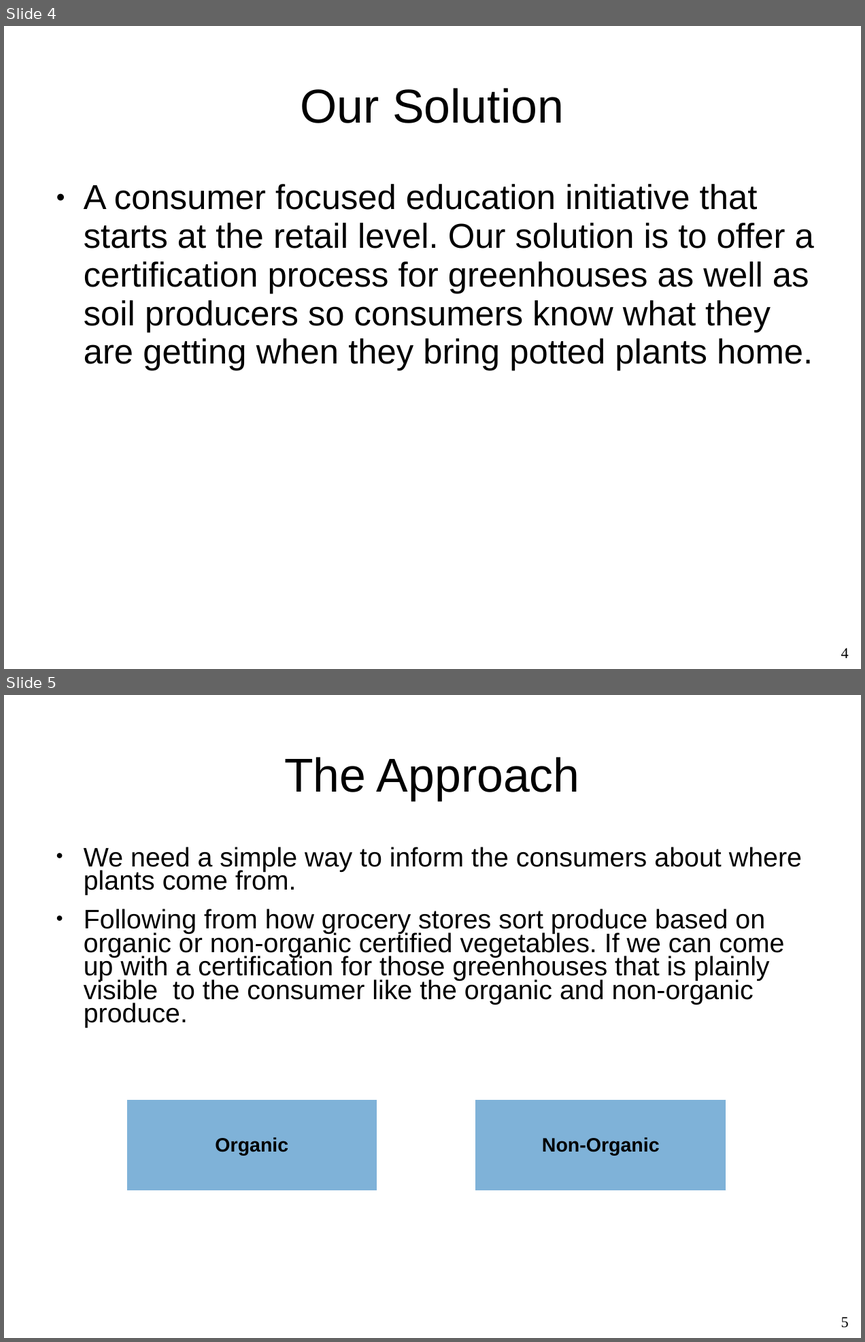
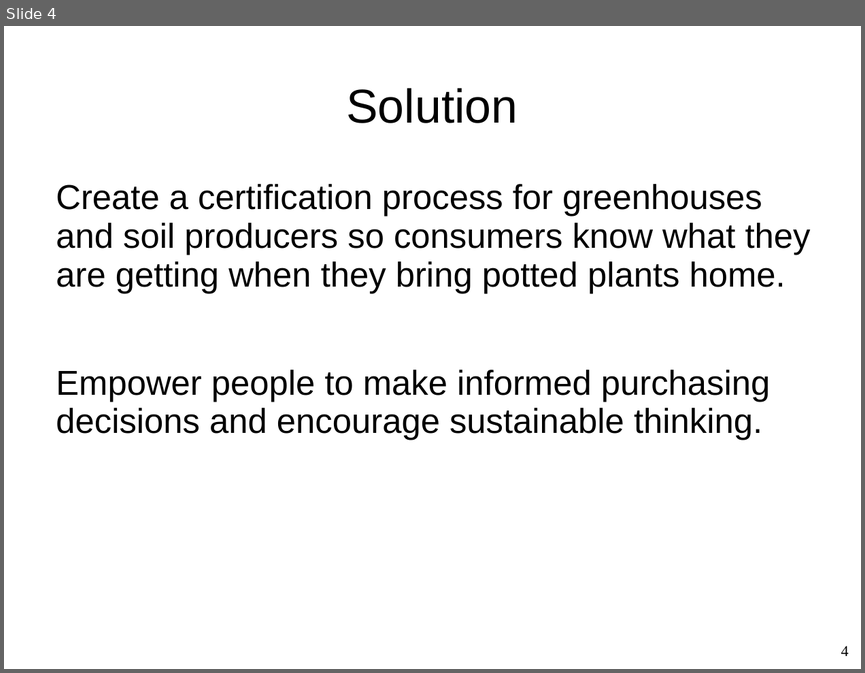
Before and after one commit to Whiteat/Hackathon2019, a slide deck: Presentation.ppt. Shown one above the other, each under a label of ours: slides 4 and 5 before the commit, slide 4 after it. The pictures are 865x1342 and 865x673 pixels, drawn with LibreOffice and Linux fonts; fonts in the diff are those of the drawing; background and template pictures are left out. Boxes give left, top, right and bottom in pixels: in the first picture for what was removed or moved away, otherwise in the second. Text is boxed around its words. In the diff, an @@ line names an element or a change of style, - is before the commit and + after.

```diff
--- a/Presentation.ppt
+++ b/Presentation.ppt
@@ slide 5 removed at (4,695,861,1338), background picture (left out) @@
@@ title removed at (284,757,580,800) @@
-The Approach
@@ text removed at (84,847,802,1028) @@
-● We need a simple way to inform the consumers about where plants come from.
-● Following from how grocery stores sort produce based on organic or non-organic certified vegetables. If we can come up with a certification for those greenhouses that is plainly visible to the consumer like the organic and non-organic produce.
@@ rectangle removed at (126,1100,377,1191) @@
-Organic
@@ rectangle removed at (475,1100,726,1191) @@
-Non-Organic
@@ page number removed at (841,1317,849,1327) @@
-5
@@ slide 4 changed as well @@
@@ title at (346,88,517,123): text changed @@
-Our Solution
+Solution
@@ text at (56,184,810,440): text changed @@
-● A consumer focused education initiative that starts at the retail level. Our solution is to offer a certification process for greenhouses as well as soil producers so consumers know what they are getting when they bring potted plants home.
+Create a certification process for greenhouses and soil producers so consumers know what they are getting when they bring potted plants home.
+Empower people to make informed purchasing decisions and encourage sustainable thinking.
```
Also in this commit, not shown: 4 other slides changed, 3 slides added, 2 other slides removed.
